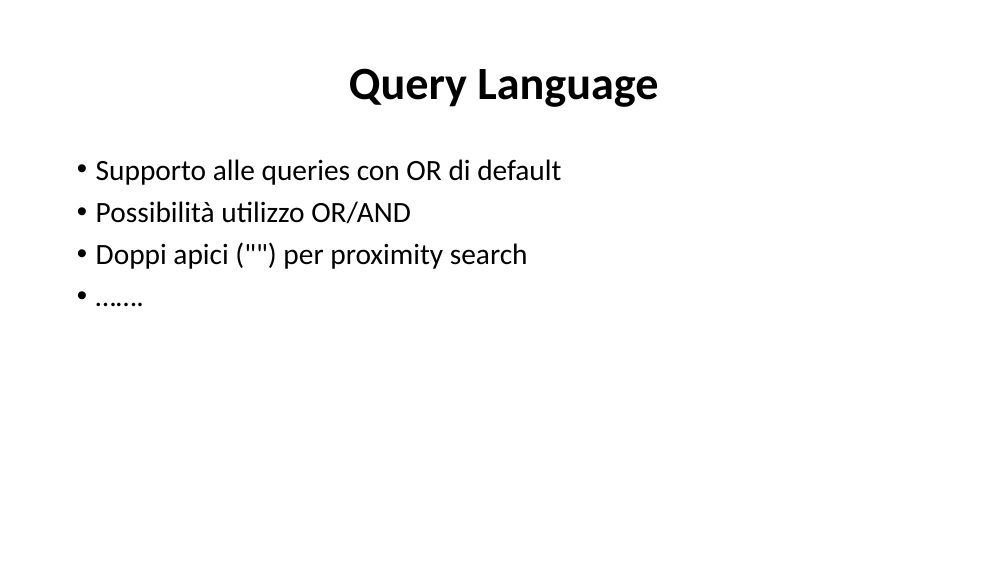
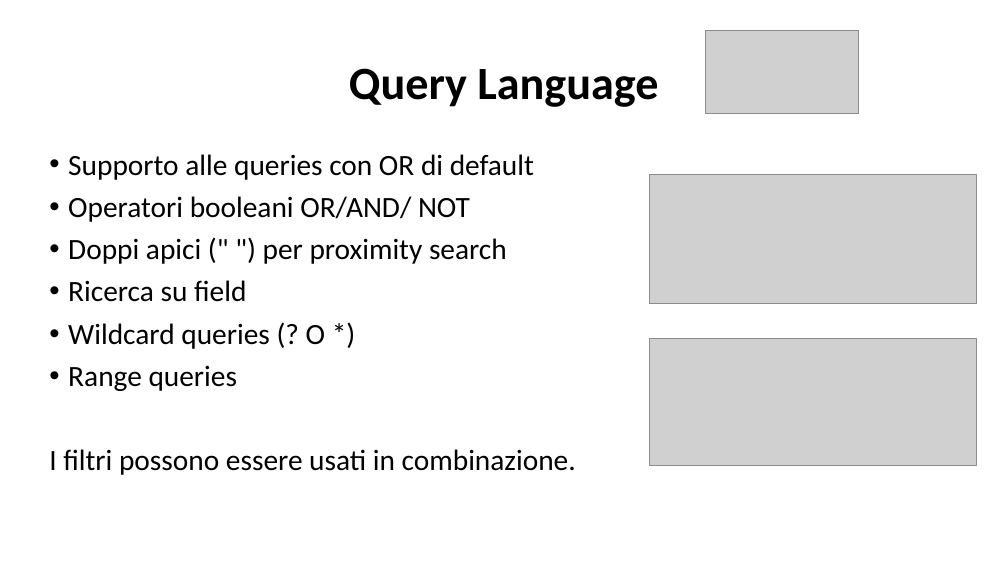
Before and after one commit to flitz99/Progetto_gestione, a slide deck: slide 4 of Presentazione.pptx. Drawn at 1008x567 pixels with LibreOffice and Linux fonts; fonts in the diff are those of the drawing; grey boxes stand for pictures. Boxes give left, top, right and bottom in pixels: in the first picture for what was removed or moved away, otherwise in the second. Text is boxed around its words. In the diff, an @@ line names an element or a change of style, - is before the commit and + after.

```diff
--- a/Presentazione.pptx
+++ b/Presentazione.pptx
@@ picture added at <box>706,30,859,113</box> @@
@@ text "Supporto alle queries con OR ...": place and size @@
-text "Supporto alle queries con OR ..." at <box>96,159,561,269</box>
+text "Supporto alle queries con OR ..." at <box>49,154,576,475</box>
@@ picture added at <box>650,175,977,303</box> @@
@@ text at <box>49,196,576,475</box>: text changed @@
-• Possibilità utilizzo OR/AND
-• Doppi apici ("") per proximity search
-• …….
+• Operatori booleani OR/AND/ NOT
+• Doppi apici (" ") per proximity search
+• Ricerca su field
+• Wildcard queries (? O *)
+• Range queries
+I filtri possono essere usati in combinazione.
@@ picture added at <box>650,338,977,466</box> @@
```
Also in this commit, not shown: 3 slides added, 3 slides removed, 1 other file.
